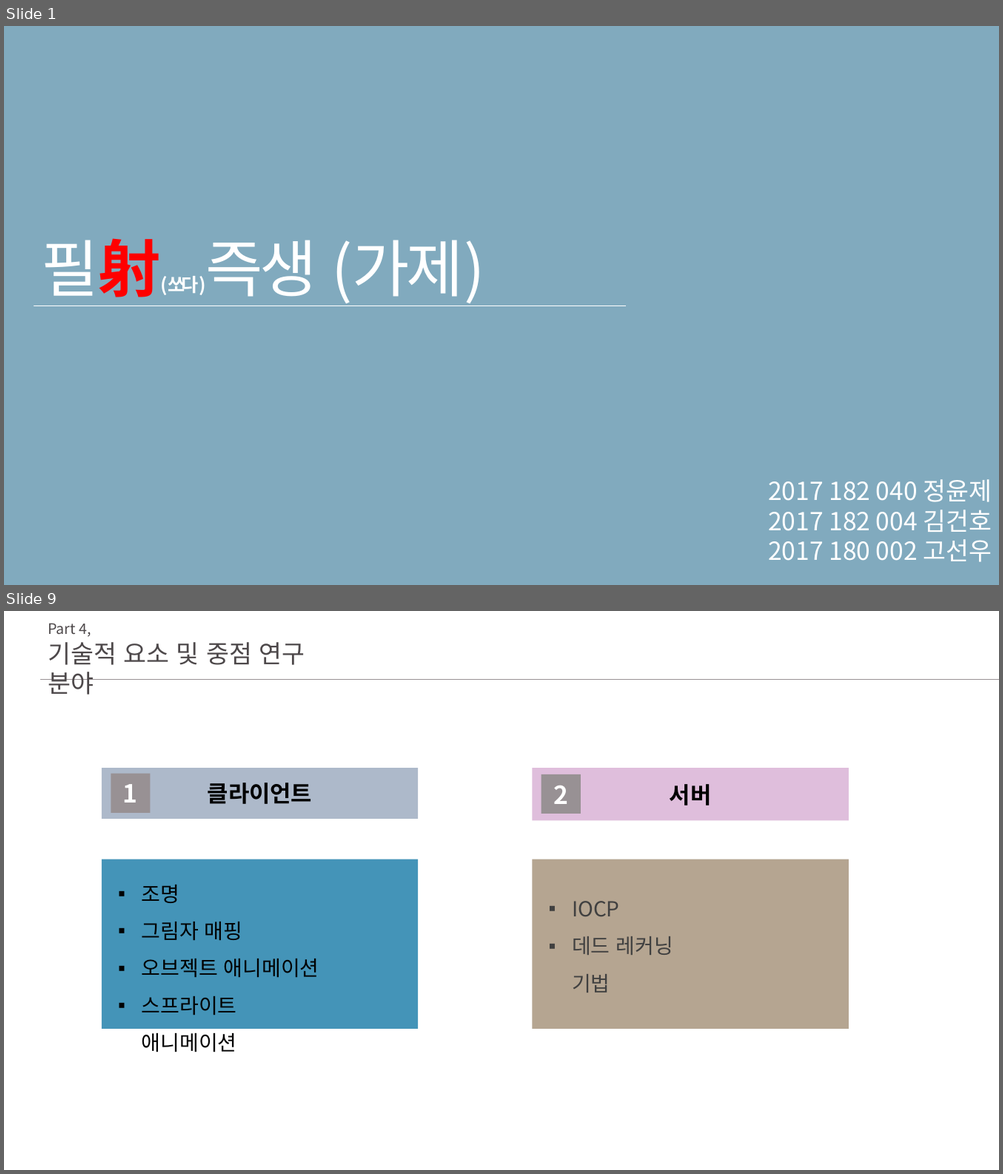
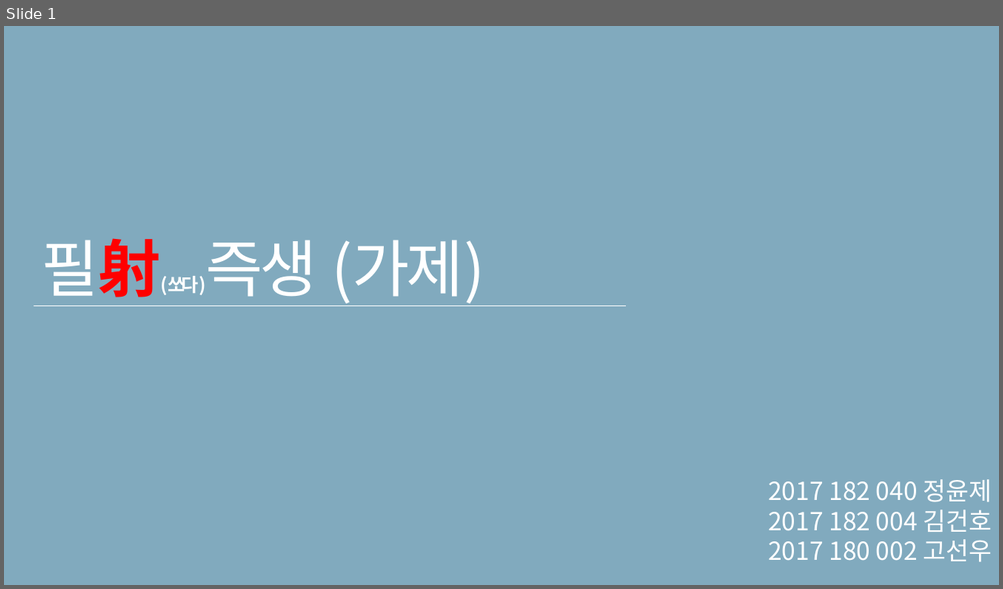
Before and after one commit to ghk01214/KPUFinalGame-deprecated-, a slide deck: docs/졸작 초안.pptx. Shown one above the other, each under a label of ours: slides 1 and 9 before the commit, slide 1 after it; the slides between them are not shown. The pictures are 1003x1174 and 1003x589 pixels, drawn with LibreOffice and Linux fonts; fonts in the diff are those of the drawing. Boxes give left, top, right and bottom in pixels: in the first picture for what was removed or moved away, otherwise in the second. Text is boxed around its words. In the diff, an @@ line names an element or a change of style, - is before the commit and + after.

```diff
--- a/docs/졸작 초안.pptx
+++ b/docs/졸작 초안.pptx
@@ slide 9 removed at (x1=4, y1=611, x2=999, y2=1170), background #FFFFFF @@
@@ text removed at (x1=48, y1=623, x2=91, y2=637) @@
-Part 4,
@@ text removed at (x1=48, y1=642, x2=304, y2=695) @@
-기술적 요소 및 중점 연구 분야
@@ line removed from (40, 679) to (999, 679) @@
@@ rectangle removed at (x1=102, y1=768, x2=418, y2=818) @@
-클라이언트
@@ rectangle removed at (x1=111, y1=774, x2=151, y2=813) @@
@@ rectangle removed at (x1=115, y1=775, x2=146, y2=812) @@
-1
@@ rectangle removed at (x1=532, y1=768, x2=848, y2=820) @@
-서버
@@ rectangle removed at (x1=541, y1=775, x2=580, y2=814) @@
@@ rectangle removed at (x1=546, y1=776, x2=576, y2=813) @@
-2
@@ rectangle removed at (x1=102, y1=860, x2=418, y2=1029) @@
@@ rectangle removed at (x1=532, y1=860, x2=848, y2=1029) @@
@@ text removed at (x1=142, y1=885, x2=319, y2=1053) @@
-▪ 조명
-▪ 그림자 매핑
-▪ 오브젝트 애니메이션
-▪ 스프라이트 애니메이션
@@ text removed at (x1=572, y1=901, x2=672, y2=993) @@
-▪ IOCP
-▪ 데드 레커닝 기법
```
Also in this commit, not shown: 7 slides changed, 6 slides added, 3 other slides removed.
